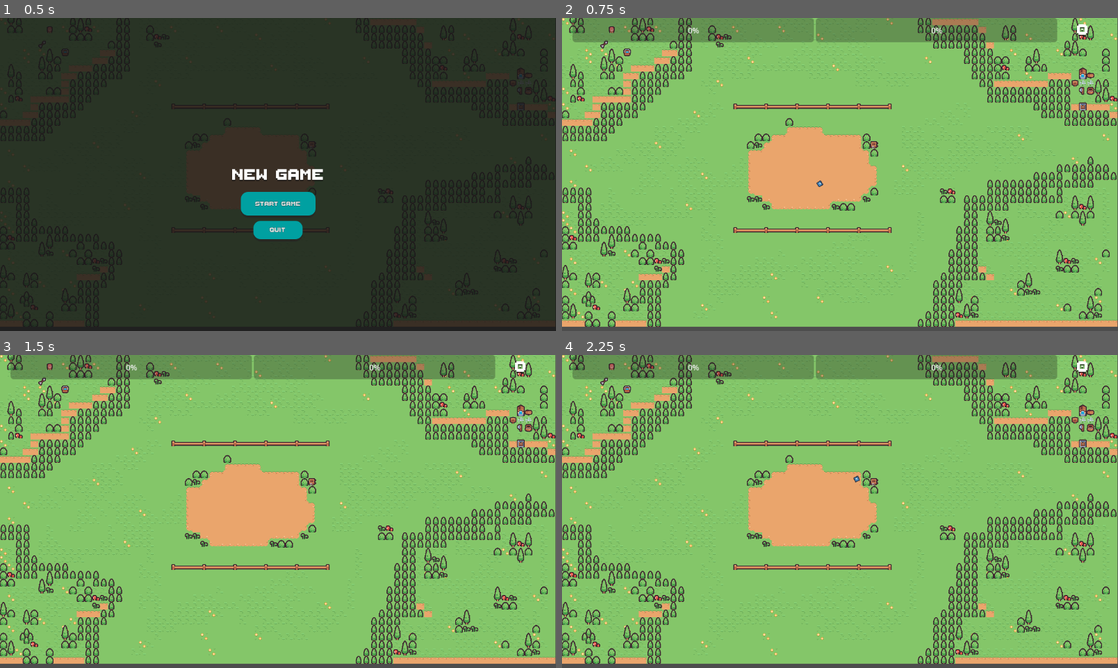
Above: before the commit, frames 1-4 (two rows, left to right).
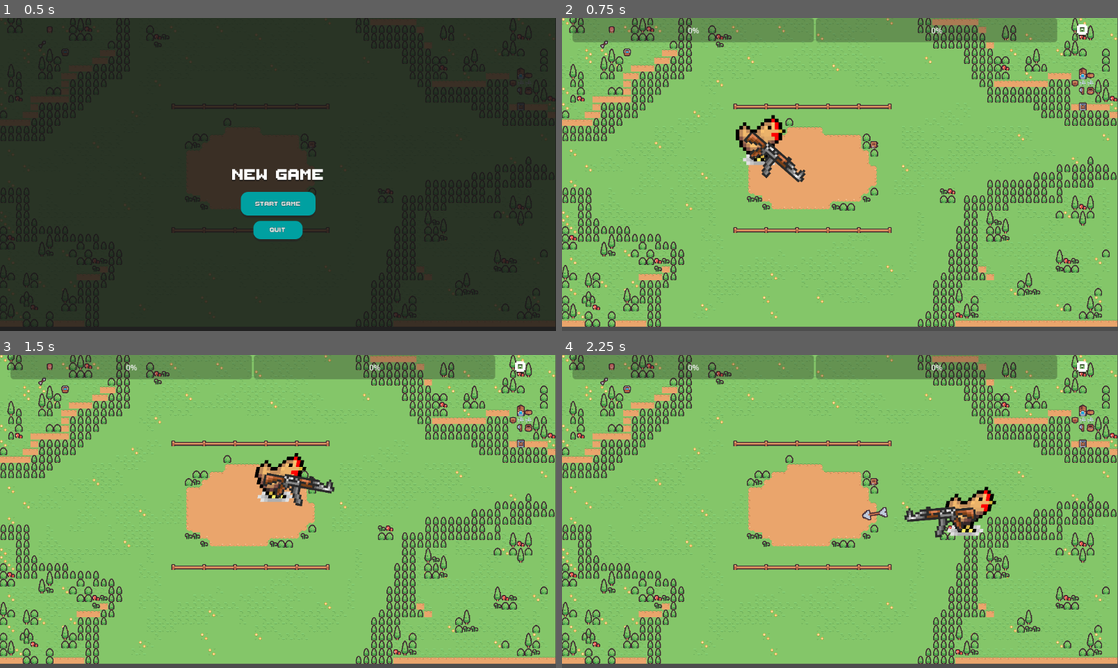
Above: after the commit, the same moments.

Repository: mynkrthd/chicken
Game: Godot game, scene res://Scenes/main.tscn
Two runs of this game, one before a commit and one after it. Both use one fixed random seed, a clock stepped at 60 frames per second and the inputs below. The engine's default icon, where the game draws it, is replaced by a stand-in: a white triangle on a blue panel in a dark square.
Inputs (mouse positions are in pixels of both pictures, inside the frame that each line leads up to):
- Up to frame 1 (0.5 s): no input
- Up to frame 2 (0.75 s): click "START GAME" at 0.5 s
- Up to frame 3 (1.5 s): tap Enter at 1.25 s; move the mouse to (400, 495) at 1.27 s; hold D (MoveRight) from 1.28 s (still down); hold Shift (Dash) from 1.28 s (still down)
- Up to frame 4 (2.25 s): move the mouse to (728, 527) at 2.02 s; release D (MoveRight) at 2.03 s; release Shift (Dash) at 2.03 s; hold S (MoveDown) from 2.03 s (still down); tap Space (Shoot) at 2.1 s

Frame 1 is identical in both runs. In frame 2, 1.2% of the frame differs, in the area x 31-47%, y 30-54%; in frame 3, 1.2%; in frame 4, 1.4%, in the area x 52-79%, y 38-59%.

Commit message:
Check in Projectile

Diff:
--- a/project_files/Scenes/UI/level_village.tscn
+++ b/project_files/Scenes/UI/level_village.tscn
@@ -181,7 +181,6 @@
 9:4/0 = 0
 9:4/0/physics_layer_0/linear_velocity = Vector2(0, 0)
 9:4/0/physics_layer_0/angular_velocity = 0.0
-9:4/0/physics_layer_0/polygon_0/points = PackedVector2Array(-8, -8, 8, -8, 8, 8, -8, 8)
 10:4/0 = 0
 10:4/0/physics_layer_0/linear_velocity = Vector2(0, 0)
 10:4/0/physics_layer_0/angular_velocity = 0.0
@@ -1369,7 +1368,6 @@
 9:4/0 = 0
 9:4/0/physics_layer_0/linear_velocity = Vector2(0, 0)
 9:4/0/physics_layer_0/angular_velocity = 0.0
-9:4/0/physics_layer_0/polygon_0/points = PackedVector2Array(-8, -8, 8, -8, 8, 8, -8, 8)
 10:4/0 = 0
 10:4/0/physics_layer_0/linear_velocity = Vector2(0, 0)
 10:4/0/physics_layer_0/angular_velocity = 0.0
--- a/project_files/Scenes/main.tscn
+++ b/project_files/Scenes/main.tscn
@@ -11,8 +11,10 @@
 [node name="main" type="Node2D"]
 script = ExtResource("1_smf8d")
 
+[node name="LevelVillage" parent="." instance=ExtResource("7_shfhw")]
+
 [node name="PlayerChicken" parent="." instance=ExtResource("4_qg6wp")]
-position = Vector2(411, 223)
+position = Vector2(411, 300)
 
 [node name="CanvasLayer" type="CanvasLayer" parent="."]
 
@@ -33,9 +35,6 @@
 position = Vector2(577, 341)
 offset = Vector2(2.08165e-12, 2.08165e-12)
 
-[node name="LevelVillage" parent="." instance=ExtResource("7_shfhw")]
-position = Vector2(2.08165e-12, 2.08165e-12)
-
 [connection signal="QUITGAME" from="CanvasLayer/mainMenu" to="." method="_on_main_menu_quitgame"]
 [connection signal="STARTGAME" from="CanvasLayer/mainMenu" to="." method="_on_main_menu_startgame"]
 [connection signal="RESUMEGAME" from="CanvasLayer/PauseMenu" to="." method="_on_pause_menu_resumegame"]
--- a/project_files/presets/Guns/ak47/ak_47_bullets.tscn
+++ b/project_files/presets/Guns/ak47/ak_47_bullets.tscn
@@ -1,10 +1,10 @@
 [gd_scene load_steps=4 format=3 uid="uid://rn7a6d6bef3m"]
 
 [ext_resource type="Script" path="res://scripts/projectile.gd" id="1_lskyg"]
-[ext_resource type="Texture2D" uid="uid://b3d8vkr8okjho" path="res://sprites/icon.svg" id="2_kl6ib"]
+[ext_resource type="Texture2D" uid="uid://b1cv7gr84pevp" path="res://sprites/arrow.png" id="2_5h7qa"]
 
-[sub_resource type="CircleShape2D" id="CircleShape2D_m64lw"]
-radius = 19.105
+[sub_resource type="RectangleShape2D" id="RectangleShape2D_cbbw6"]
+size = Vector2(125, 40)
 
 [node name="AK47Bullet" type="Area2D"]
 script = ExtResource("1_lskyg")
@@ -17,11 +17,11 @@
 
 [node name="Sprite2D" type="Sprite2D" parent="."]
 position = Vector2(2.08165e-12, 2.08165e-12)
-scale = Vector2(0.203125, 0.203125)
-texture = ExtResource("2_kl6ib")
+texture = ExtResource("2_5h7qa")
 
 [node name="CollisionShape2D" type="CollisionShape2D" parent="."]
-shape = SubResource("CircleShape2D_m64lw")
+position = Vector2(0.5, 1)
+shape = SubResource("RectangleShape2D_cbbw6")
 
 [connection signal="body_entered" from="." to="." method="_on_body_entered"]
 [connection signal="timeout" from="BulletLifetime" to="." method="_on_bullet_lifetime_timeout"]
Binary file added: project_files/sprites/arrow.png
Not shown, added: project_files/sprites/arrow.png.import
